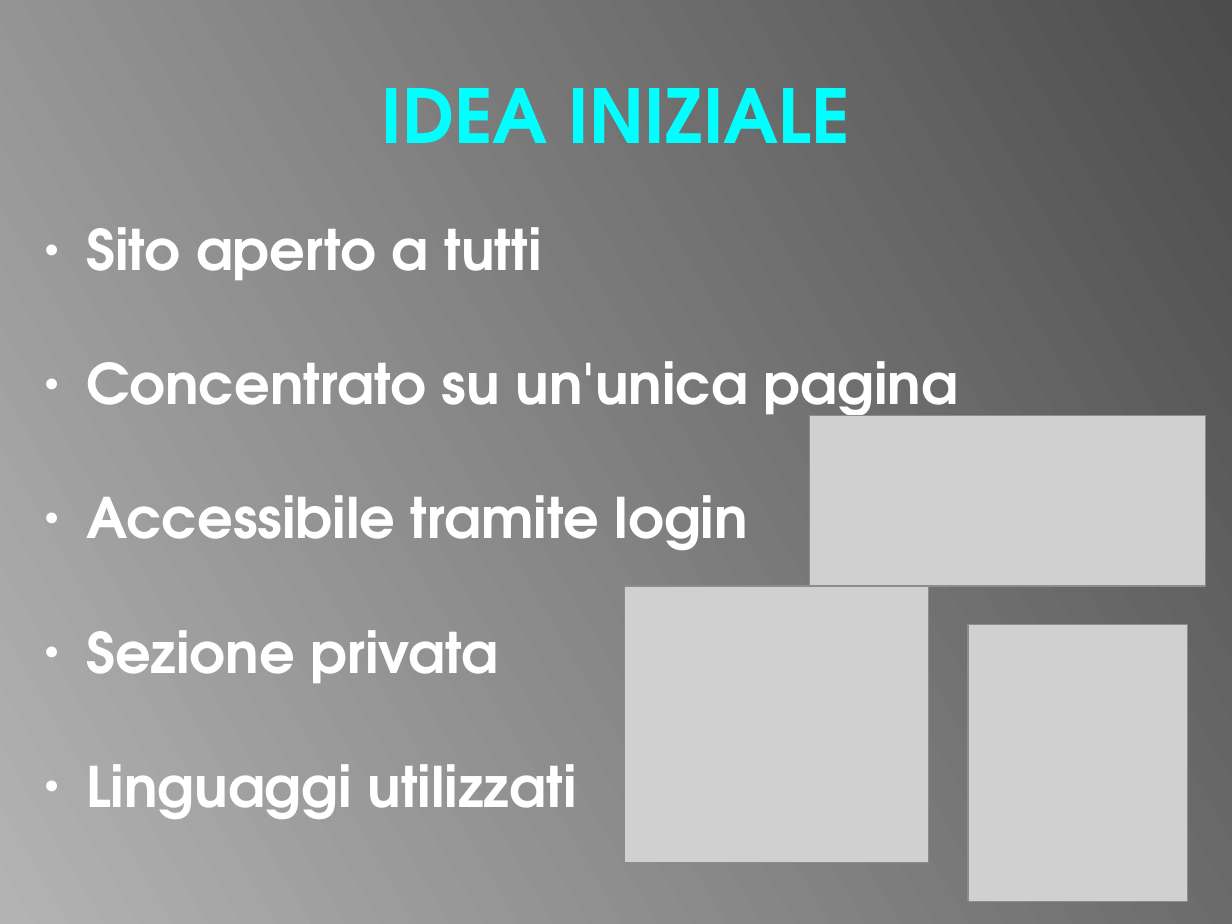
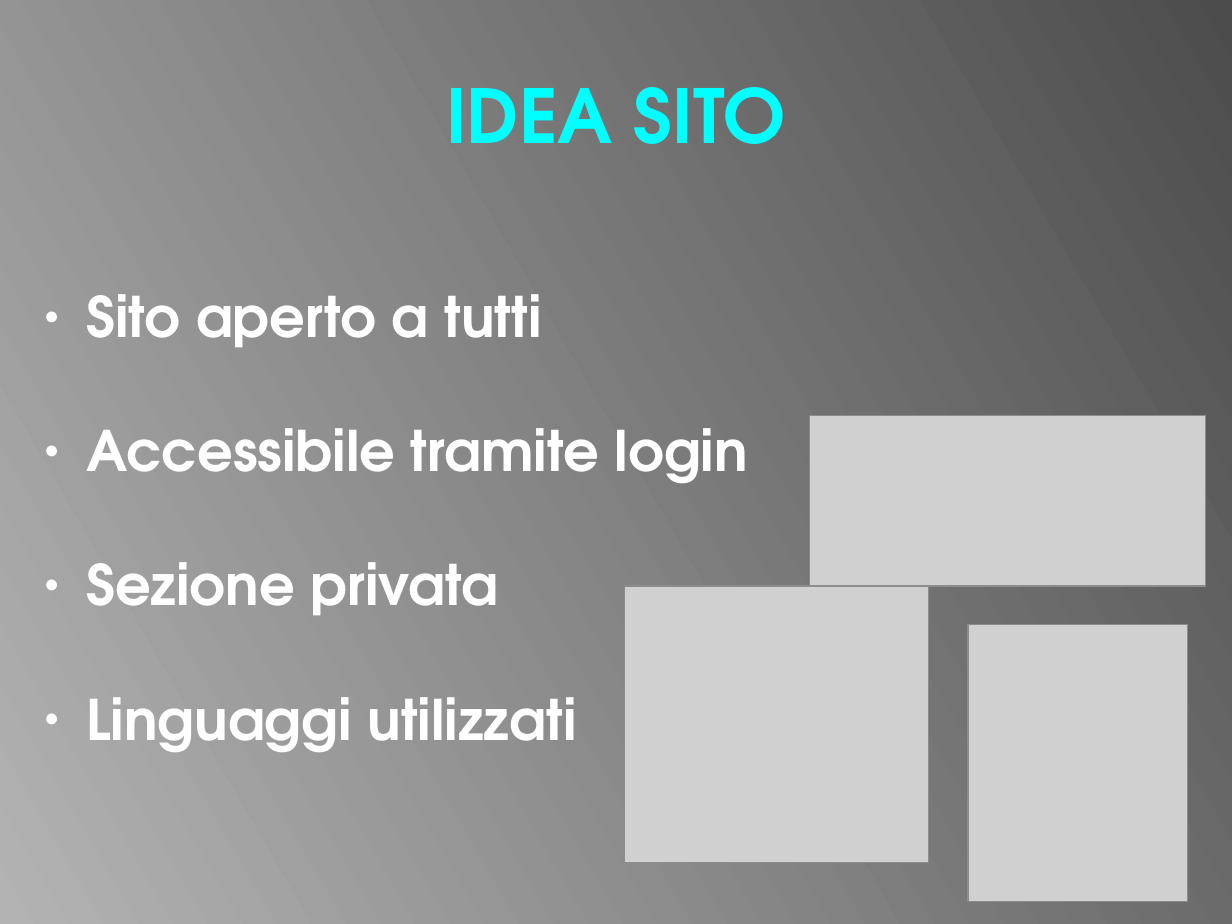
Before and after one commit to MattiaFerraioli/CasaDomotica, a slide deck: slide 4 of Presentazioni/Presentazione sito.odp (slide 2 before the commit). Drawn at 1232x924 pixels with LibreOffice and Linux fonts; fonts in the diff are those of the drawing; grey boxes stand for pictures. Boxes give left, top, right and bottom in pixels: in the first picture for what was removed or moved away, otherwise in the second. Text is boxed around its words. In the diff, an @@ line names an element or a change of style, - is before the commit and + after.

```diff
--- a/Presentazioni/Presentazione sito.odp
+++ b/Presentazioni/Presentazione sito.odp
@@ title at bbox=[446, 87, 786, 144]: text changed @@
-IDEA INIZIALE
+IDEA SITO
@@ subtitle "Sito aperto a tutti": place and size @@
-subtitle "Sito aperto a tutti" at bbox=[86, 227, 958, 819]
+subtitle "Sito aperto a tutti" at bbox=[86, 294, 748, 752]
@@ subtitle at bbox=[86, 361, 958, 427]: paragraph removed @@
-● Concentrato su un'unica pagina
```
Also in this commit, not shown: 1 other slide changed, 2 slides added.
